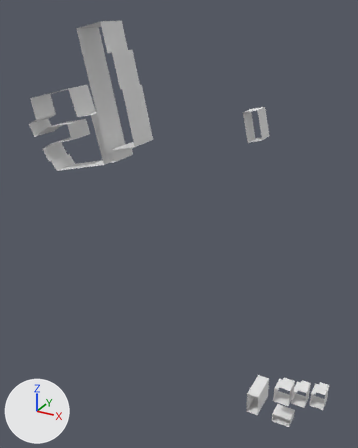
One commit to the OBJ model SourceAssets/Terrain/KrogBuildings/KrogBuildings_Brick.obj: the scene before it, then after it.
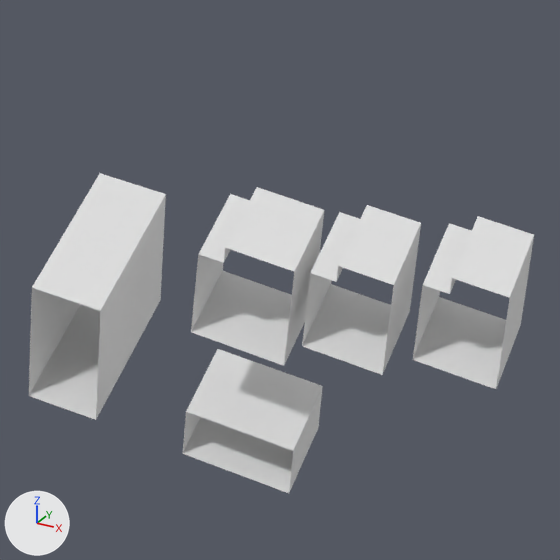
Old and new are each drawn whole from a 50 mm camera at (35175.0, -10968.0, -111984.0) aimed at (29825.0, -1240.0, -116848.0) and again close up on the part from 68% to 93% of the width and 77% to 98% of the height. The lights are fixed; the arrows at lower left show +X, +Y and +Z. The first two pictures are the older version. Where no turn or scale is listed for an object, it has been applied to the vertices. Vertices at exactly the same position are counted once.

Before the edit, the objects in view are built like this:
```python
me_krogbuildings_brick = bpy.data.meshes.new('KrogBuildings_Brick')
me_krogbuildings_brick.from_pydata(...)  # 118 vertices, 118 faces; spans x 25660.0..33826.0, y -1748.0..-946.0, z -121659.0..-112283.0
ob_krogbuildings_brick = bpy.data.objects.new('KrogBuildings_Brick', me_krogbuildings_brick)
ob_krogbuildings_brick.location = (0.0, 0.0, 0.0)
```
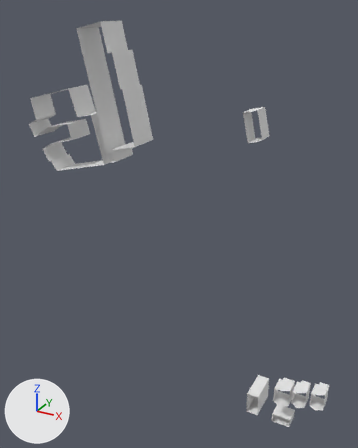
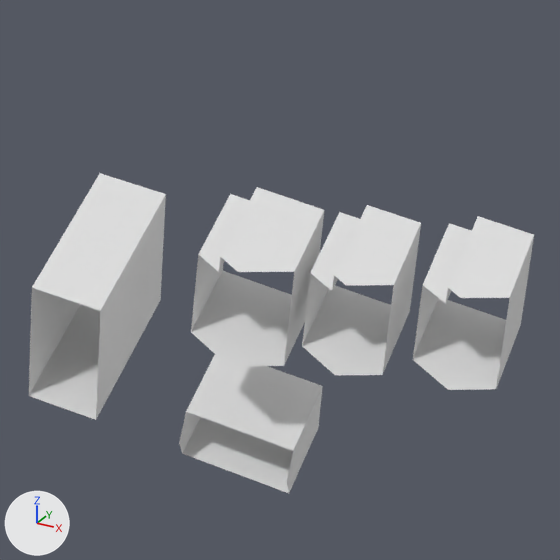
Boxes [x1, y1, x2, y2] around the edits, measured in the close-ups (560 x 560 px):
part 1 of me_krogbuildings_brick, added: after [179, 248, 509, 491]

What changed in the scene script:
```text
Change me_krogbuildings_brick:
    used by ob_krogbuildings_brick; location = (0.0, 0.0, 0.0)
    remove me_krogbuildings_brick.from_pydata(...)  # 118 vertices, 118 faces; spans x 25660.0..33826.0, y -1748.0..-946.0, z -121659.0..-112283.0
    add me_krogbuildings_brick.from_pydata(...)  # 150 vertices, 162 faces; spans x 25660.0..33826.0, y -1748.0..-946.0, z -121659.0..-112283.0
    me_krogbuildings_brick part 1
    26 vertices are added at x 31427.0..33663.0, y -1562.0..-1429.0, z -121545.0..-113920.0
    6 new vertices lie (0.0, -59.0, 0.0) away from vertices in x 32716.0..33605.0, y -1465.0..-1434.0, z -120601.0..-120263.0
    44 new faces join them
```
